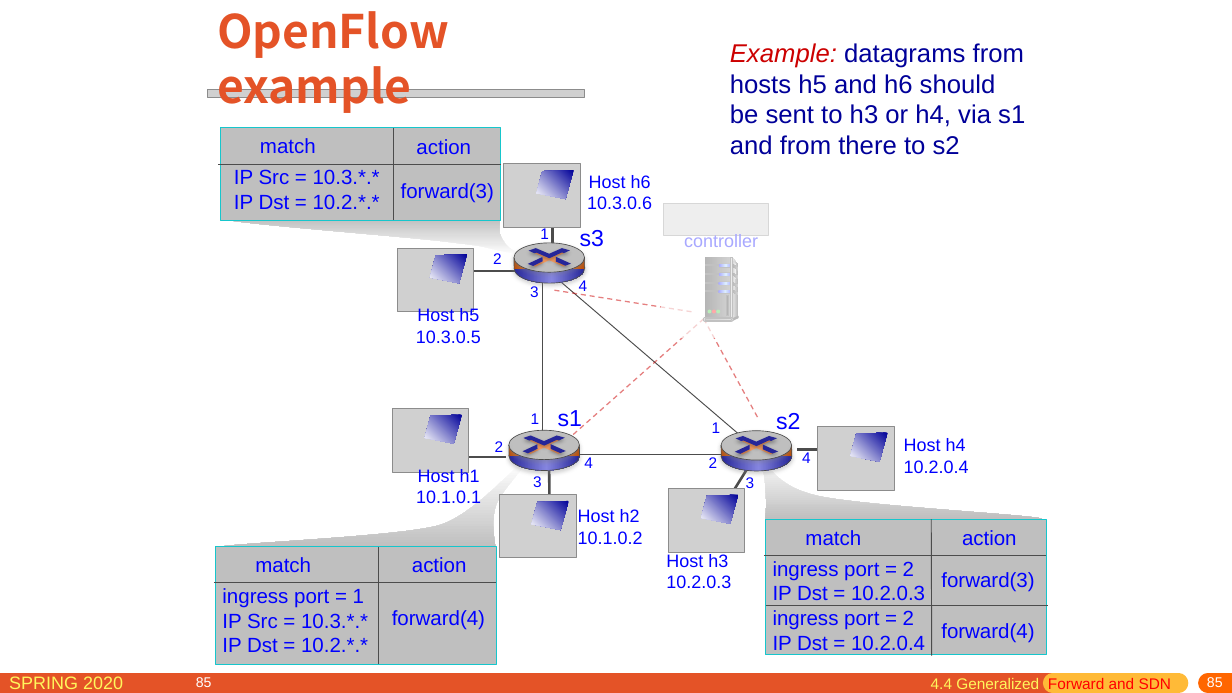
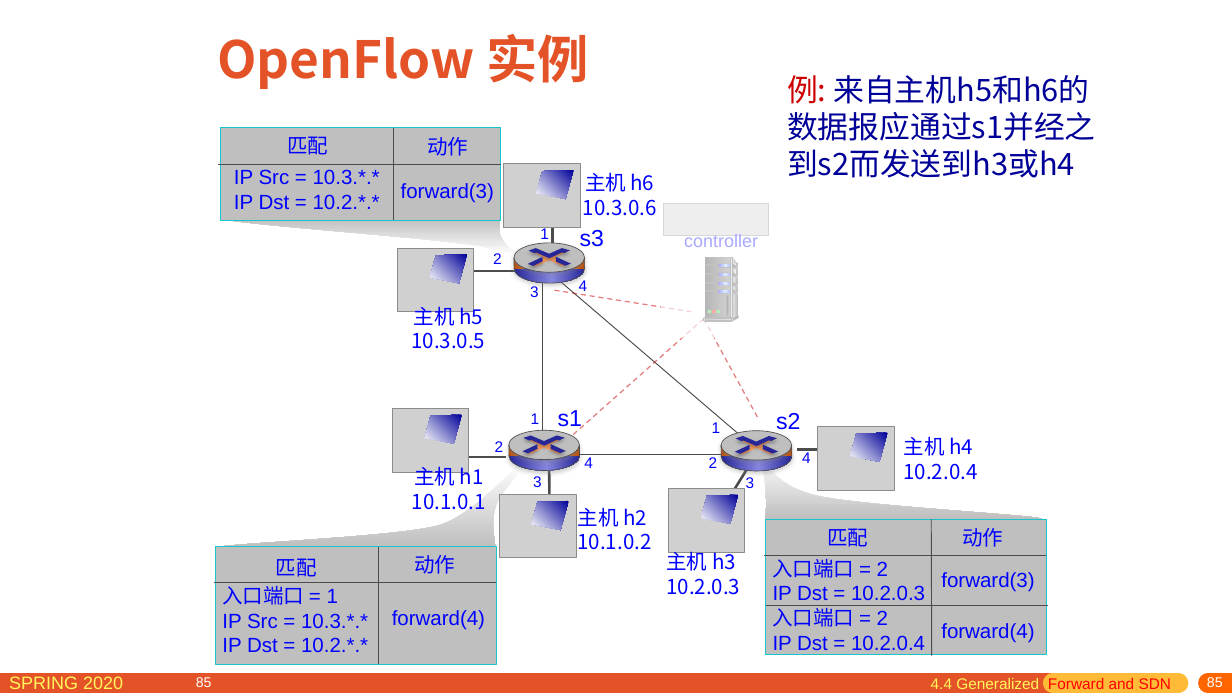
Before and after one commit to network-distributed/presentations, a slide deck: slide 85 of chapter4_cn.pptx. Drawn at 1232x693 pixels with LibreOffice and Linux fonts; fonts in the diff are those of the drawing; grey boxes stand for pictures. Boxes give left, top, right and bottom in pixels: in the first picture for what was removed or moved away, otherwise in the second. Text is boxed around its words. In the diff, an @@ line names an element or a change of style, - is before the commit and + after.

```diff
--- a/chapter4_cn.pptx
+++ b/chapter4_cn.pptx
@@ title at box(217, 34, 589, 89): text changed; size 36 to 40 pt @@
-OpenFlow example
+OpenFlow 实例
@@ picture removed at box(208, 89, 585, 97) @@
@@ text at box(787, 75, 1089, 104): text changed; size 20 to 24 pt; font Arial to Noto Sans CJK SC @@
-Example: datagrams from hosts h5 and h6 should be sent to h3 or h4, via s1 and from there to s2
+例: 来自主机h5和h6的数据报应通过s1并经之到s2而发送到h3或h4
@@ text at box(287, 136, 328, 155): text changed; font Arial to Noto Sans CJK SC @@
-match
+匹配
@@ text at box(427, 137, 468, 156): text changed; font Arial to Noto Sans CJK SC @@
-action
+动作
@@ text at box(585, 172, 655, 192): text changed; size 14 to 16 pt; font Arial to Noto Sans CJK SC @@
-Host h6
+主机 h6
@@ text at box(583, 199, 657, 216): size 14 to 16 pt, font Arial to Noto Sans CJK SC in "10.3.0.6" @@
@@ text at box(414, 303, 483, 329): text changed; size 14 to 16 pt; font Arial to Noto Sans CJK SC @@
-Host h5
+主机 h5
@@ text at box(412, 332, 486, 349): size 14 to 16 pt, font Arial to Noto Sans CJK SC in "10.3.0.5" @@
@@ text at box(904, 436, 973, 456): text changed; size 14 to 16 pt; font Arial to Noto Sans CJK SC @@
-Host h4
+主机 h4
@@ text at box(414, 464, 484, 490): text changed; size 14 to 16 pt; font Arial to Noto Sans CJK SC @@
-Host h1
+主机 h1
@@ text at box(904, 463, 978, 480): size 14 to 16 pt, font Arial to Noto Sans CJK SC in "10.2.0.4" @@
@@ text at box(412, 493, 486, 510): size 14 to 16 pt, font Arial to Noto Sans CJK SC in "10.1.0.1" @@
@@ text at box(578, 507, 647, 527): text changed; size 14 to 16 pt; font Arial to Noto Sans CJK SC @@
-Host h2
+主机 h2
@@ text at box(578, 533, 652, 550): size 14 to 16 pt, font Arial to Noto Sans CJK SC in "10.1.0.2" @@
@@ text at box(827, 528, 868, 547): text changed; font Arial to Noto Sans CJK SC @@
-match
+匹配
@@ text at box(962, 528, 1003, 547): text changed; font Arial to Noto Sans CJK SC @@
-action
+动作
@@ text at box(276, 558, 317, 577): text changed; font Arial to Noto Sans CJK SC @@
-match
+匹配
@@ text at box(414, 555, 455, 574): text changed; font Arial to Noto Sans CJK SC @@
-action
+动作
@@ text at box(666, 549, 736, 571): text changed; size 14 to 16 pt; font Arial to Noto Sans CJK SC @@
-Host h3
+主机 h3
@@ text at box(773, 559, 888, 578): text changed; font Arial to Noto Sans CJK SC @@
-ingress port = 2
+入口端口 = 2
@@ text at box(222, 586, 338, 605): text changed; font Arial to Noto Sans CJK SC @@
-ingress port = 1
+入口端口 = 1
@@ text at box(666, 578, 740, 595): size 14 to 16 pt, font Arial to Noto Sans CJK SC in "10.2.0.3" @@
@@ text at box(773, 605, 888, 627): text changed; font Arial to Noto Sans CJK SC @@
-ingress port = 2
+入口端口 = 2
```
Also in this commit, not shown: 26 other slides changed, 6 slides added, 6 slides removed, 1 other file.
